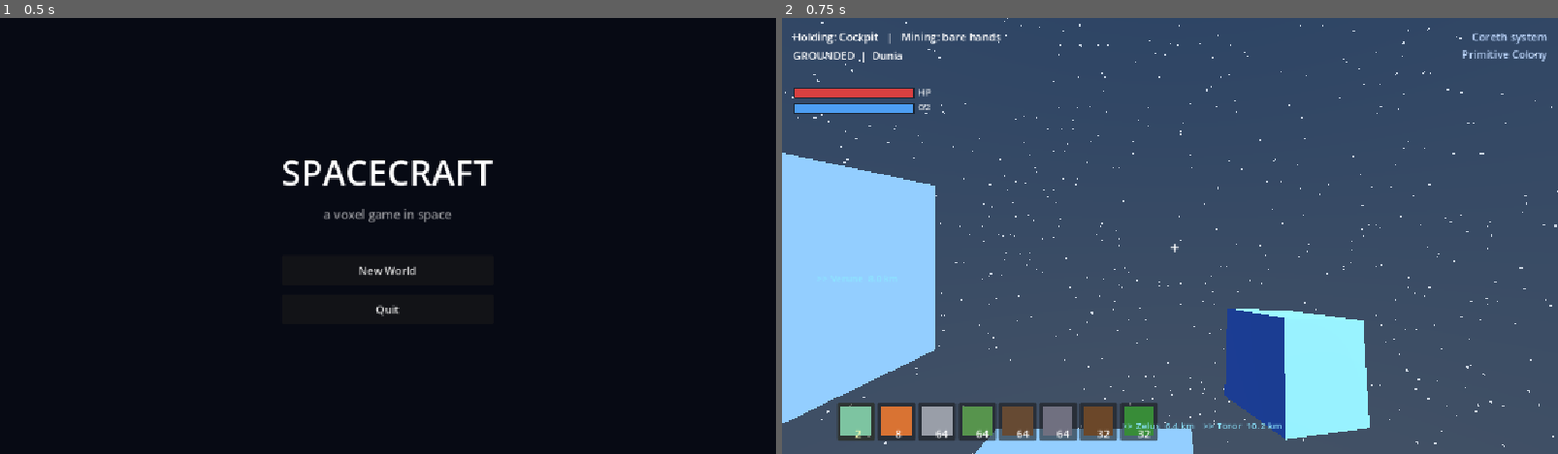
Above: before the commit, frames 1-2 (left to right).
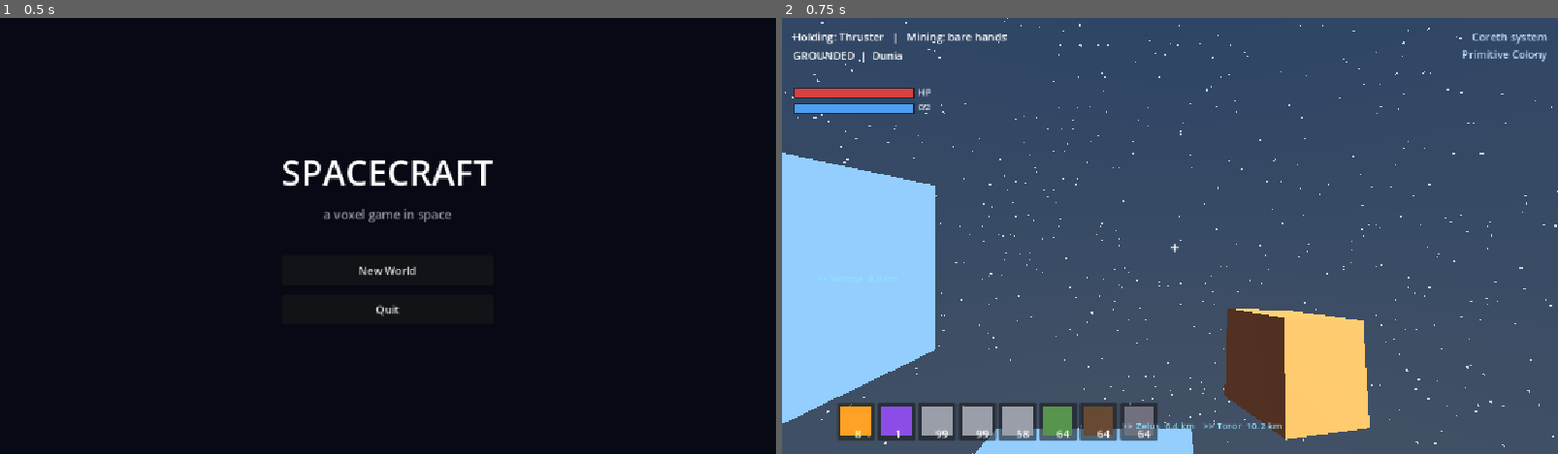
Above: after the commit, the same moments.

Repository: ParkerShelton/space-craft
Game: Godot game, scene res://scenes/Main.tscn
Two runs of this game, one before a commit and one after it. Both use one fixed random seed, a clock stepped at 60 frames per second and the inputs below.
Inputs:
- Up to frame 1 (0.5 s): no input
- Up to frame 2 (0.75 s): click "New World" at 0.5 s

Frame 1 is identical in both runs. In frame 2, 6.6% of the frame differs, in the area x 7-76%, y 3-97%.

Commit message:
Make settlement architecture reflect the system's civilization tier
Civ tier previously only decided WHETHER a planet was settled. Now it decides
what the settlement looks like. A primitive colony still builds low gable-
roofed cottages from local materials (wood, ice, regolith, native rock). An
advanced empire ships prefab materials in, so its cities look the same on
every world it colonizes: metal-and-glass towers up to four storys, over a
50% wider footprint at higher density, with interior floor slabs dividing
each story, a corner stairwell shaft, horizontal window bands wrapping every
floor, and a flat roof deck with a parapet instead of a pitched roof.

Also changed the starting kit: Cockpits removed (pressing G to start a ship
already seeds one for free), Metal Hull raised to 256, and a Warp Drive
included so warp travel is reachable without the full Shipworks chain first.

Co-Authored-By: Claude Opus 4.8 <noreply@anthropic.com>

Diff:
--- a/scripts/main.gd
+++ b/scripts/main.gd
@@ -202,6 +202,7 @@
 	var used_names := {}
 	for i in count:
 		var cfg := _make_planet_cfg(rng, i, master_seed, positions, settled[i])
+		cfg["civ_tier"] = civ_tier  # drives settlement architecture, not just placement
 		# guarantee unique names (saves key planet edits by name)
 		var nm: String = cfg["name"]
 		if used_names.has(nm):
--- a/scripts/planet.gd
+++ b/scripts/planet.gd
@@ -94,6 +94,11 @@
 var settlements: Array = []    # each: {dir, up, u, v, anchor, tier, radius, density, wall_mat, roof_mat, seed}
 var settlements_enabled := true  # false = this planet never gets a settlement (set by civ tier)
 var settlement_tier_cap := 3     # highest settlement tier this planet may roll (set by civ tier)
+# The system's civilization tier (Galaxy.CIV_*). Beyond gating WHETHER a planet
+# is settled, this decides what its architecture looks like: a primitive colony
+# builds low cottages out of whatever the planet provides, while an advanced
+# empire builds tall metal-and-glass towers that look the same on any world.
+var civ_tier := 2
 var settlement_reach := 0.0    # tallest a building can get, for streaming/reach purposes
 
 # --- fauna (procedural creatures, derived from seed like ores) ---
@@ -165,6 +170,7 @@
 	# how big they're allowed to get, and whether one is force-guaranteed.
 	settlements_enabled = cfg.get("settlements_enabled", true)
 	settlement_tier_cap = cfg.get("settlement_tier_cap", 3)
+	civ_tier = cfg.get("civ_tier", 2)
 	_derive_settlements(cfg.get("force_settlement", false))
 	_add_distant_sphere()
 
@@ -599,9 +605,16 @@
 	if tree_density > 0.1:
 		hab += 0.3
 
+	# An ADVANCED empire ships its own prefab materials in, so its architecture
+	# reads the same on every world it colonizes -- metal and glass, not local
+	# stone. A primitive colony builds from whatever the planet itself provides.
+	var advanced: bool = civ_tier >= 3
 	var wall_mat: int
 	var roof_mat: int
-	if tree_density > 0.0:
+	if advanced:
+		wall_mat = Blocks.METAL
+		roof_mat = Blocks.ROOF_SLAB
+	elif tree_density > 0.0:
 		wall_mat = flora_wood
 		roof_mat = Blocks.WOOD_DARK
 	elif pal_top == Blocks.SNOW or pal_top == Blocks.ICE:
@@ -657,13 +670,19 @@
 		var u := tang.normalized()
 		var v := up.cross(u).normalized()
 
+		# An advanced empire builds UP: taller towers, packed tighter, over a
+		# wider footprint -- the difference between a village and a real city.
+		var max_floors: int = 4 if advanced else 1
+		var radius: float = SETTLEMENT_TIER_RADIUS[tier] * (1.5 if advanced else 1.0)
+		var density: float = minf(SETTLEMENT_TIER_DENSITY[tier] * (1.25 if advanced else 1.0), 0.85)
 		settlements.append({
 			"dir": dir, "up": up, "u": u, "v": v, "anchor": anchor,
-			"tier": tier, "radius": SETTLEMENT_TIER_RADIUS[tier],
-			"density": SETTLEMENT_TIER_DENSITY[tier],
+			"tier": tier, "radius": radius, "density": density,
 			"wall_mat": wall_mat, "roof_mat": roof_mat, "seed": sseed,
+			"advanced": advanced, "max_floors": max_floors,
 		})
-		settlement_reach = maxf(settlement_reach, 15.0)  # max building height (8) + roof taper (~5) + margin
+		# tallest possible building + roof, so chunks containing tower tops stream in
+		settlement_reach = maxf(settlement_reach, float(max_floors) * 8.0 + 8.0)
 
 
 # A simple lit sphere just below the surface so the planet is visible from afar
@@ -905,11 +924,29 @@
 
 # A building's footprint size (width, depth, wall height), hashed per-cell so
 # it's deterministic and consistent across every call for the same cell.
+const STORY_HEIGHT := 5   # wall height of one floor in a multi-story building
+
 func _building_size(cx: int, cy: int, st: Dictionary) -> Vector3i:
 	var w := 4 + int(_hash01(Vector3i(cx, cy, 1), st["seed"]) * 5.0)       # 4..8
 	var dd := 4 + int(_hash01(Vector3i(cx, cy, 2), st["seed"]) * 5.0)      # 4..8
+	var max_floors := int(st.get("max_floors", 1))
+	if max_floors > 1:
+		# an advanced city builds towers: total wall height is a whole number of
+		# storys, so interior floor slabs always land on an exact boundary
+		return Vector3i(w, dd, _building_floors(cx, cy, st) * STORY_HEIGHT)
 	var height := 4 + int(_hash01(Vector3i(cx, cy, 3), st["seed"]) * 5.0)  # 4..8
 	return Vector3i(w, dd, height)
+
+
+# How many storys tall this building is (1 for anything but an advanced city).
+# Biased toward shorter buildings so a skyline has a few standouts rather than
+# every block being the same height.
+func _building_floors(cx: int, cy: int, st: Dictionary) -> int:
+	var max_floors := int(st.get("max_floors", 1))
+	if max_floors <= 1:
+		return 1
+	var r := _hash01(Vector3i(cx, cy, 3), st["seed"])
+	return 1 + int(pow(r, 1.6) * float(max_floors))
 
 
 # The direction (from planet center) toward a building's footprint center, given
@@ -1100,7 +1137,24 @@
 	if along < -0.1 or absf(lu) > hw + 0.6 or absf(lv) > hd + 0.6:
 		return Blocks.AIR
 
+	var advanced: bool = bool(st.get("advanced", false))
+
 	if along >= float(height):
+		var r := along - float(height)
+		if advanced:
+			# a tower gets a FLAT roof deck with a parapet wall around the edge --
+			# a pitched roof on a 20-block tower would read as a cottage on stilts
+			if r > 1.1:
+				return Blocks.AIR
+			if r < 0.9:
+				if absf(lu) > hw + 0.4 or absf(lv) > hd + 0.4:
+					return Blocks.AIR
+				return Blocks.ROOF_SLAB
+			if absf(lu) > hw + 0.1 or absf(lv) > hd + 0.1:
+				return Blocks.AIR
+			if absf(lu) >= hw - 0.6 or absf(lv) >= hd - 0.6:
+				return int(st["wall_mat"])
+			return Blocks.AIR
 		# gable roof: the ridge runs along whichever axis is longer, so the roof
 		# only slopes across the SHORT dimension -- a real house silhouette, not a
 		# pyramid. The eave (first row) is a thin ROOF_SLAB overhang that pokes
@@ -1111,7 +1165,6 @@
 		var half_short := hd if ridge_along_u else hw
 		var full_coord := lu if ridge_along_u else lv
 		var short_coord := lv if ridge_along_u else lu
-		var r := along - float(height)
 		var shrink := half_short - r
 		if shrink < -0.1 or absf(full_coord) > half_full + 0.4 or absf(short_coord) > shrink + 0.1:
 			return Blocks.AIR
@@ -1127,6 +1180,14 @@
 	var door_axis_u: bool = door_info.x > 0.5
 	var door_sign: float = door_info.y
 	if not on_wall:
+		if advanced:
+			# floor slabs divide a tower into real storys. One corner is left open
+			# all the way up as a stairwell shaft so the floors aren't sealed boxes.
+			var on_floor_line: bool = along > 0.5 and int(round(along)) % STORY_HEIGHT == 0
+			var in_stairwell: bool = lu > hw - 2.5 and lv > hd - 2.5
+			if on_floor_line and not in_stairwell:
+				return Blocks.ROOF_SLAB
+			return Blocks.AIR
 		# a big enough building gets a real second room: a dividing wall down the
 		# middle with its own two-tall Door (not just an open gap) so there's an
 		# actual doorway between rooms, not floor-to-ceiling nothing
@@ -1141,6 +1202,17 @@
 			return Blocks.DOOR
 		if not door_axis_u and absf(lv) >= hd - 0.6 and signf(lv) == door_sign and absf(lu) < 1.0:
 			return Blocks.DOOR
+	if advanced:
+		# a horizontal glass band wrapping every story, stopping short of the
+		# corners so solid posts remain -- reads as an office tower rather than a
+		# cottage with one punched-out window
+		var story_local := int(round(along)) % STORY_HEIGHT
+		if story_local == 2 or story_local == 3:
+			if absf(lu) >= hw - 0.6 and absf(lv) <= hd - 1.5:
+				return Blocks.GLASS
+			if absf(lv) >= hd - 0.6 and absf(lu) <= hw - 1.5:
+				return Blocks.GLASS
+		return int(st["wall_mat"])
 	# a centered window on EVERY exterior wall, roughly at mid-height (a small
 	# transom strip can land just above the door on the door's own wall -- a
 	# normal detail, not a conflict, since the door claims the lower band first)
--- a/scripts/player.gd
+++ b/scripts/player.gd
@@ -221,10 +221,12 @@
 	inv.clear()
 	for i in SLOTS:
 		inv.append({"id": Blocks.AIR, "count": 0, "props": {}, "src": "", "mat": {}})
-	# starting kit so you can build a ship and terraform right away
-	_add_item(Blocks.COCKPIT, 2)
+	# Starting kit so you can build a ship and terraform right away. No Cockpit:
+	# pressing G to start a ship already seeds one for free (see
+	# WorldManager.spawn_ship), so carrying spares was redundant.
 	_add_item(Blocks.THRUSTER, 8)
-	_add_item(Blocks.METAL, 64)
+	_add_item(Blocks.WARP_DRIVE, 1)
+	_add_item(Blocks.METAL, 256)
 	_add_item(Blocks.GRASS, 64)
 	_add_item(Blocks.DIRT, 64)
 	_add_item(Blocks.ROCK, 64)
